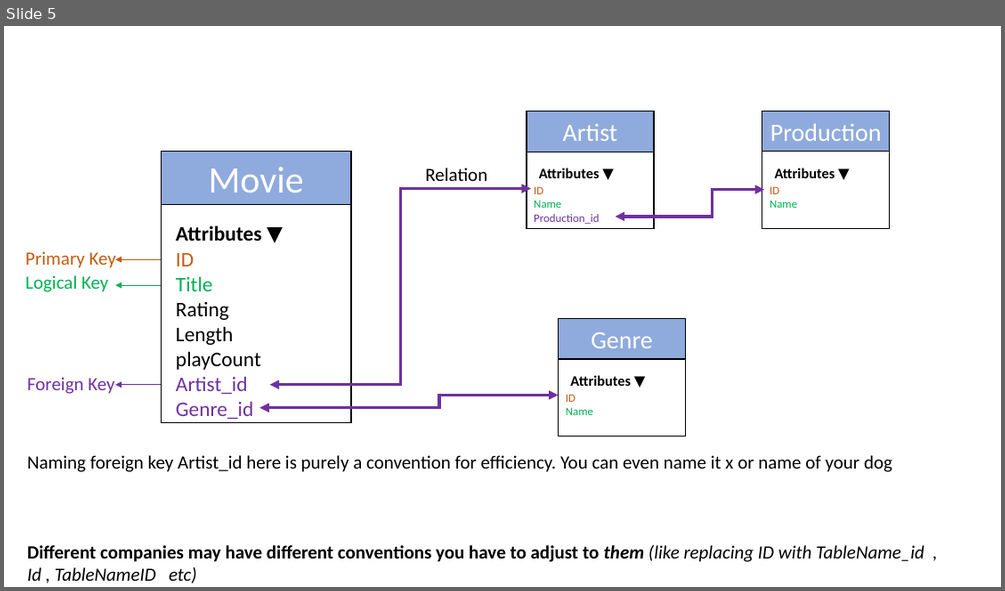
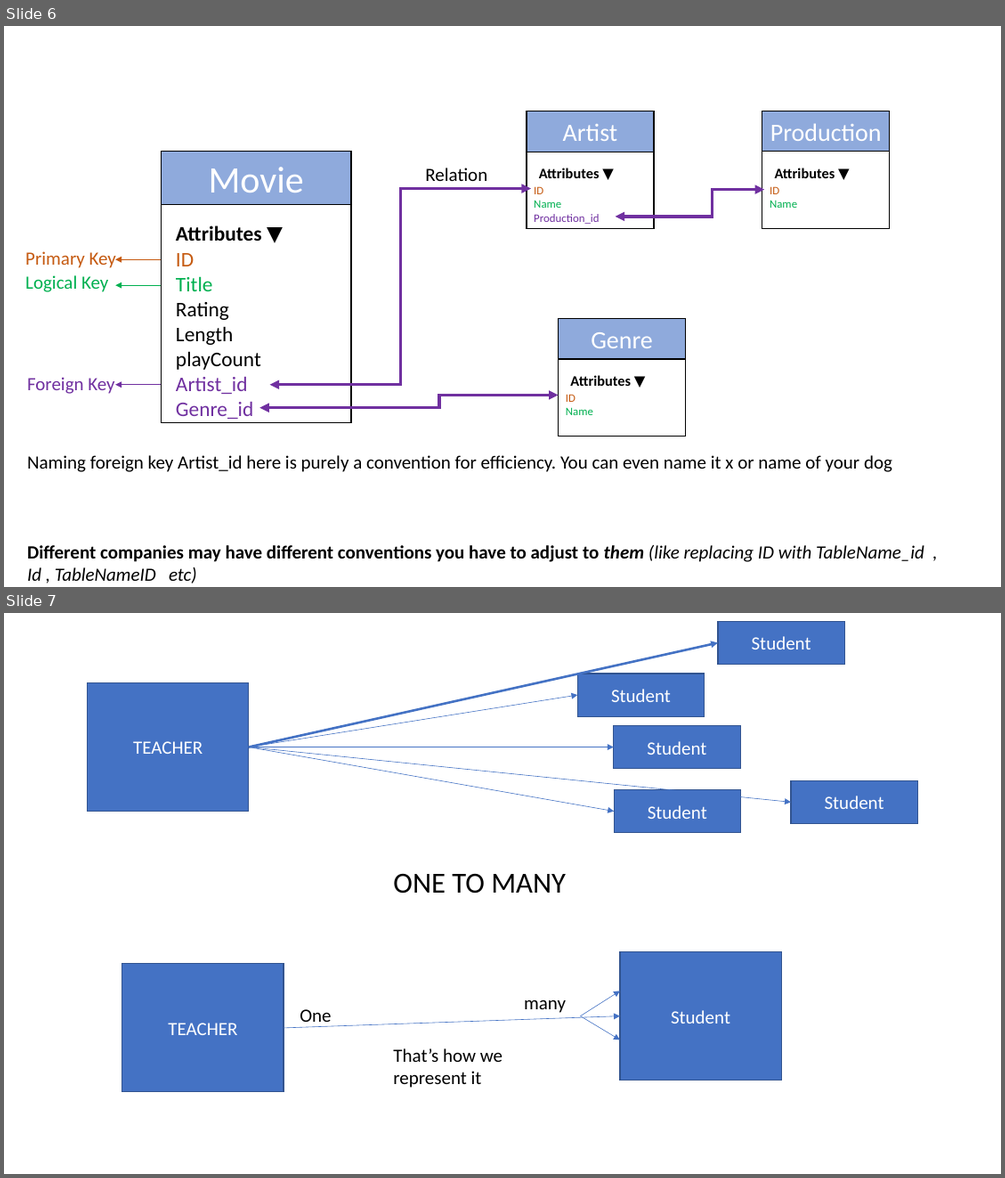
Before and after one commit to Anishkbansal/TWC, a slide deck: Python/powerpoint resources/databases.pptx. Shown one above the other, each under a label of ours: slide 5 before the commit, slides 6 and 7 after it. The pictures are 1005x591 and 1005x1178 pixels, drawn with LibreOffice and Linux fonts; fonts in the diff are those of the drawing. Boxes give left, top, right and bottom in pixels: in the first picture for what was removed or moved away, otherwise in the second. Text is boxed around its words. In the diff, an @@ line names an element or a change of style, - is before the commit and + after.

```diff
--- a/Python/powerpoint resources/databases.pptx
+++ b/Python/powerpoint resources/databases.pptx
@@ slide 7 added at (4,613,1001,1174), background #FFFFFF @@
@@ rectangle added at (718,621,845,664), fill #4472C4, outline #325491 1 pt, 18 pt, text #FFFFFF @@
+Student
@@ arrow added from (249, 747) to (718, 643), #4472C4 2.25 pt @@
@@ rectangle added at (87,683,249,811), fill #4472C4, outline #325491 1 pt, 18 pt, text #FFFFFF @@
+TEACHER
@@ rectangle added at (577,674,704,716), fill #4472C4, outline #325491 1 pt, 18 pt, text #FFFFFF @@
+Student
@@ arrow added from (249, 747) to (577, 695), #4472C4 0.5 pt @@
@@ rectangle added at (614,726,741,769), fill #4472C4, outline #325491 1 pt, 18 pt, text #FFFFFF @@
+Student
@@ arrow added from (249, 747) to (614, 747), #4472C4 0.5 pt @@
@@ arrow added from (249, 747) to (615, 811), #4472C4 0.5 pt @@
@@ arrow added from (249, 747) to (791, 803), #4472C4 0.5 pt @@
@@ rectangle added at (615,789,741,832), fill #4472C4, outline #325491 1 pt, 18 pt, text #FFFFFF @@
+Student
@@ rectangle added at (791,780,918,823), fill #4472C4, outline #325491 1 pt, 18 pt, text #FFFFFF @@
+Student
@@ text added at (393,873,566,893), 28 pt, text #000000 @@
+ONE TO MANY
@@ rectangle added at (620,952,782,1079), fill #4472C4, outline #325491 1 pt, 18 pt, text #FFFFFF @@
+Student
@@ rectangle added at (122,964,283,1092), fill #4472C4, outline #325491 1 pt, 18 pt, text #FFFFFF @@
+TEACHER
@@ text added at (299,1009,331,1027), 18 pt, text #000000 @@
+One
@@ text added at (524,1000,566,1013), 18 pt, text #000000 @@
+many
@@ arrow added from (581, 1016) to (620, 990), #4472C4 0.5 pt @@
@@ arrow added from (283, 1028) to (620, 1016), #4472C4 0.5 pt @@
@@ arrow added from (581, 1016) to (620, 1040), #4472C4 0.5 pt @@
@@ text added at (393,1048,502,1087), 18 pt, text #000000 @@
+That’s how we represent it
@@ what was slide 5 is now slide 6 @@
```
Also in this commit, not shown: 4 other slides added, 55 other files.
